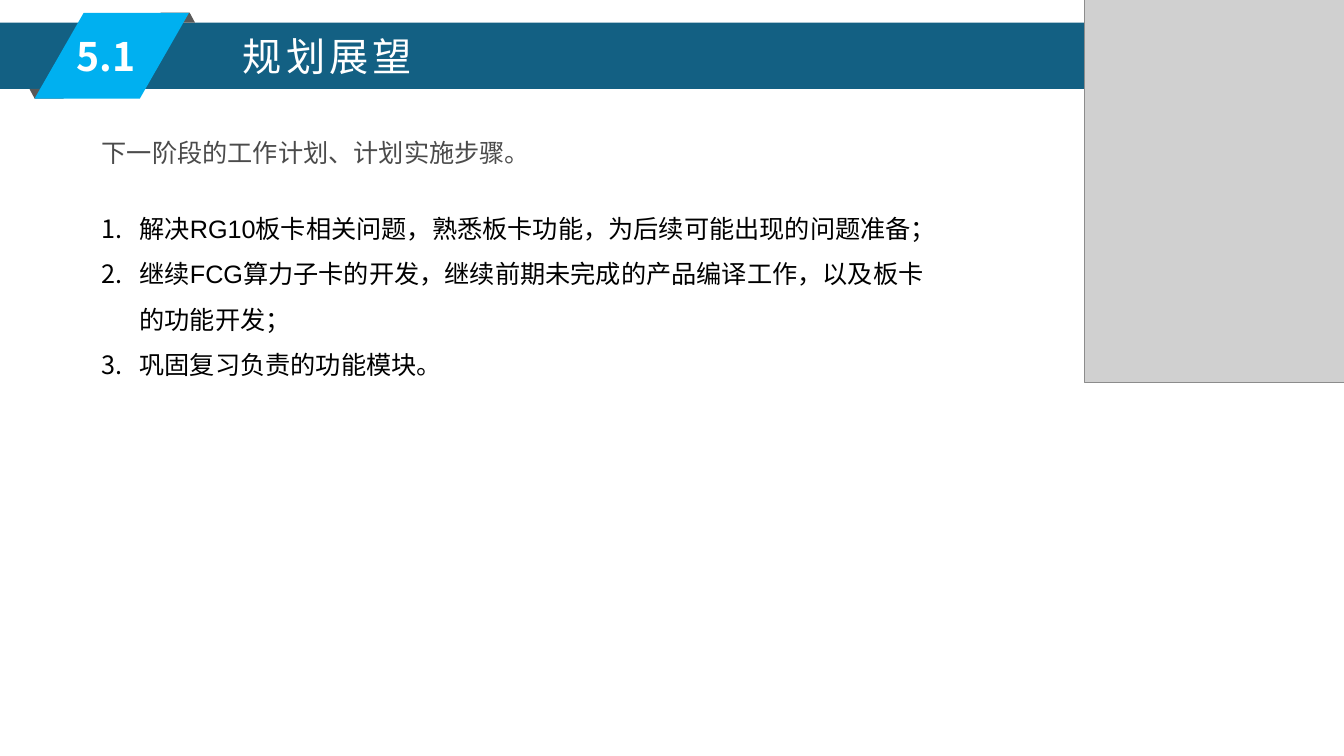
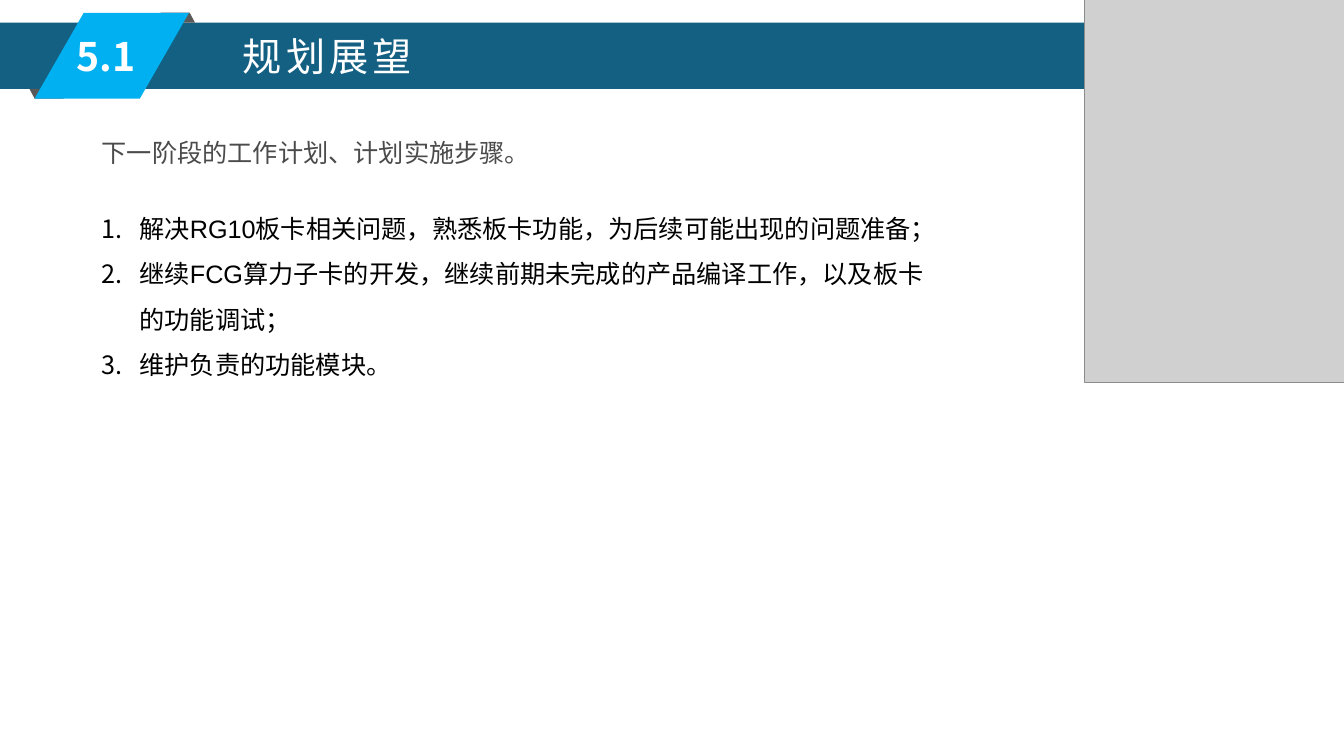
Before and after one commit to abo-wust/notes, a slide deck: slide 12 of 工作笔记/raisecom/02 部门规范/转正答辩PPT模板(软件部).pptx. Drawn at 1344x756 pixels with LibreOffice and Linux fonts; fonts in the diff are those of the drawing; grey boxes stand for pictures. Boxes give left, top, right and bottom in pixels: in the first picture for what was removed or moved away, otherwise in the second. Text is boxed around its words. In the diff, an @@ line names an element or a change of style, - is before the commit and + after.

```diff
--- a/工作笔记/raisecom/02 部门规范/转正答辩PPT模板(软件部).pptx
+++ b/工作笔记/raisecom/02 部门规范/转正答辩PPT模板(软件部).pptx
@@ text at (x1=140, y1=261, x2=924, y2=376): text changed @@
-2. 继续FCG算力子卡的开发，继续前期未完成的产品编译工作，以及板卡的功能开发；
-3. 巩固复习负责的功能模块。
+2. 继续FCG算力子卡的开发，继续前期未完成的产品编译工作，以及板卡的功能调试；
+3. 维护负责的功能模块。
```
Also in this commit, not shown: 3 other slides changed.
